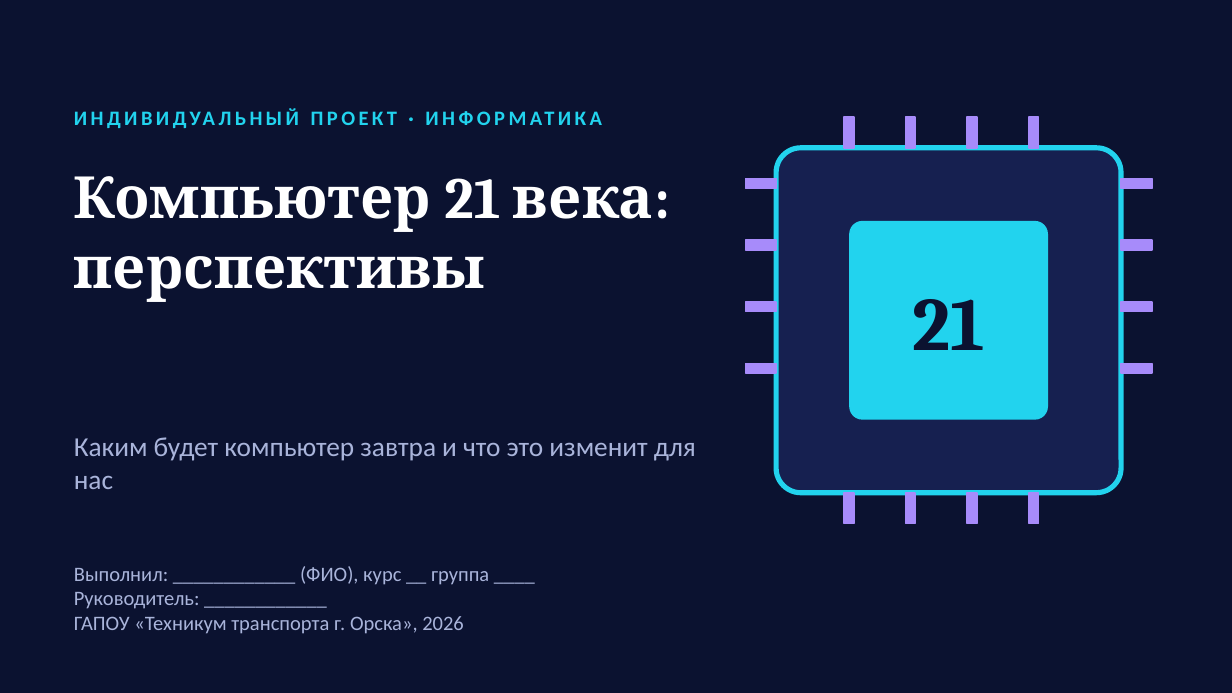
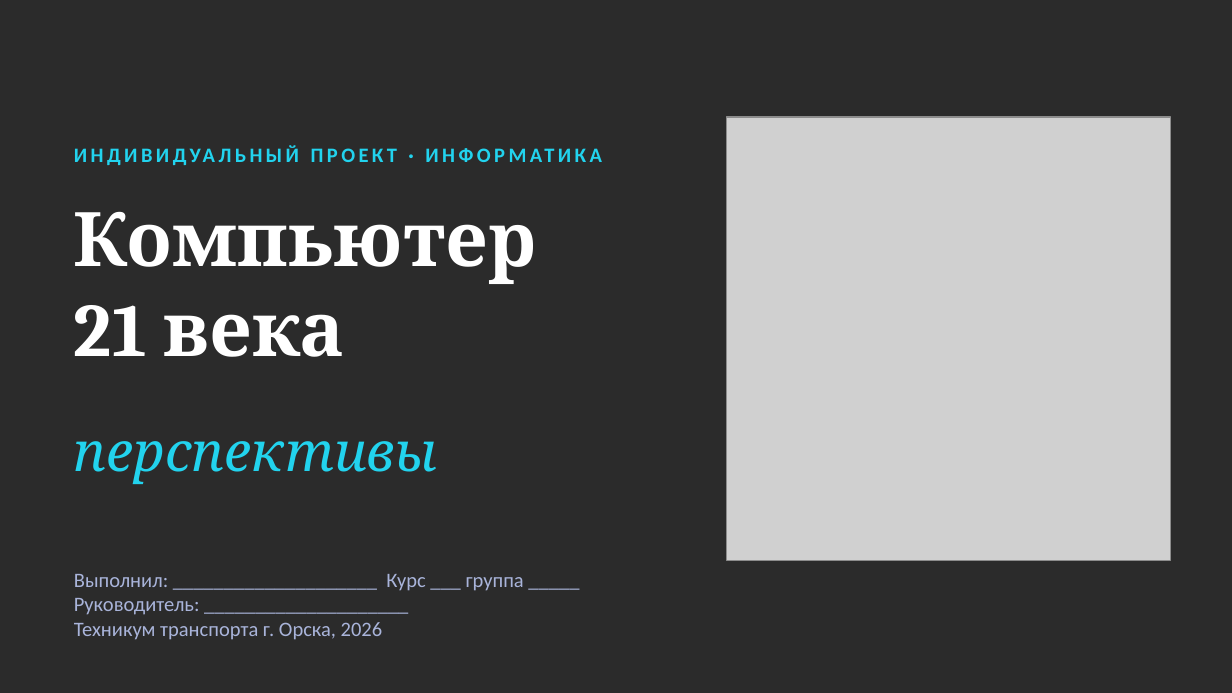
Before and after one commit to khmh132-ship-it/event-mods, a slide deck: slide 1 of presentation/Компьютер_21_века_презентация.pptx. Drawn at 1232x693 pixels with LibreOffice and Linux fonts; fonts in the diff are those of the drawing; grey boxes stand for pictures; background and template pictures are left out; a plain dark background stands for a picture behind light text. Boxes give left, top, right and bottom in pixels: in the first picture for what was removed or moved away, otherwise in the second. Text is boxed around its words. In the diff, an @@ line names an element or a change of style, - is before the commit and + after.

```diff
--- a/presentation/Компьютер_21_века_презентация.pptx
+++ b/presentation/Компьютер_21_века_презентация.pptx
@@ background #0B1230 to picture (left out) @@
@@ picture added at bbox=[727, 117, 1170, 561] @@
@@ rectangle removed at bbox=[844, 117, 854, 148] @@
@@ rectangle removed at bbox=[906, 117, 915, 148] @@
@@ rectangle removed at bbox=[967, 117, 977, 148] @@
@@ rectangle removed at bbox=[1029, 117, 1039, 148] @@
@@ text "ИНДИВИДУАЛЬНЫЙ ПРОЕКТ · ИНФОРМАТИКА": place and size @@
-text "ИНДИВИДУАЛЬНЫЙ ПРОЕКТ · ИНФОРМАТИКА" at bbox=[74, 99, 715, 136]
+text "ИНДИВИДУАЛЬНЫЙ ПРОЕКТ · ИНФОРМАТИКА" at bbox=[74, 136, 715, 172]
@@ rounded rectangle removed at bbox=[776, 148, 1121, 493] @@
@@ rectangle removed at bbox=[745, 179, 776, 188] @@
@@ rectangle removed at bbox=[1121, 179, 1152, 188] @@
@@ text at bbox=[74, 212, 538, 357]: text changed; size 34 to 44 pt @@
-Компьютер 21 века: перспективы
+Компьютер
+21 века
@@ rounded rectangle removed at bbox=[850, 222, 1047, 419] @@
@@ rectangle removed at bbox=[745, 240, 776, 250] @@
@@ rectangle removed at bbox=[1121, 240, 1152, 250] @@
@@ text removed at bbox=[912, 299, 985, 350] @@
-21
@@ rectangle removed at bbox=[745, 302, 776, 312] @@
@@ rectangle removed at bbox=[1121, 302, 1152, 312] @@
@@ rectangle removed at bbox=[745, 363, 776, 373] @@
@@ rectangle removed at bbox=[1121, 363, 1152, 373] @@
@@ text removed at bbox=[74, 437, 696, 489] @@
-Каким будет компьютер завтра и что это изменит для нас
@@ text added at bbox=[74, 441, 437, 484], 32 pt, text #22D3EE, italic @@
+перспективы
@@ rectangle removed at bbox=[844, 493, 854, 524] @@
@@ rectangle removed at bbox=[906, 493, 915, 524] @@
@@ rectangle removed at bbox=[967, 493, 977, 524] @@
@@ rectangle removed at bbox=[1029, 493, 1039, 524] @@
@@ text at bbox=[74, 574, 524, 640]: text changed @@
-Выполнил: ____________ (ФИО), курс __ группа ____
-Руководитель: ____________
-ГАПОУ «Техникум транспорта г. Орска», 2026
+Выполнил: ____________________ Курс ___ группа _____
+Руководитель: ____________________
+Техникум транспорта г. Орска, 2026
```
Also in this commit, not shown: 2 other slides changed, 4 slides added, 4 slides removed, 3 other files.
